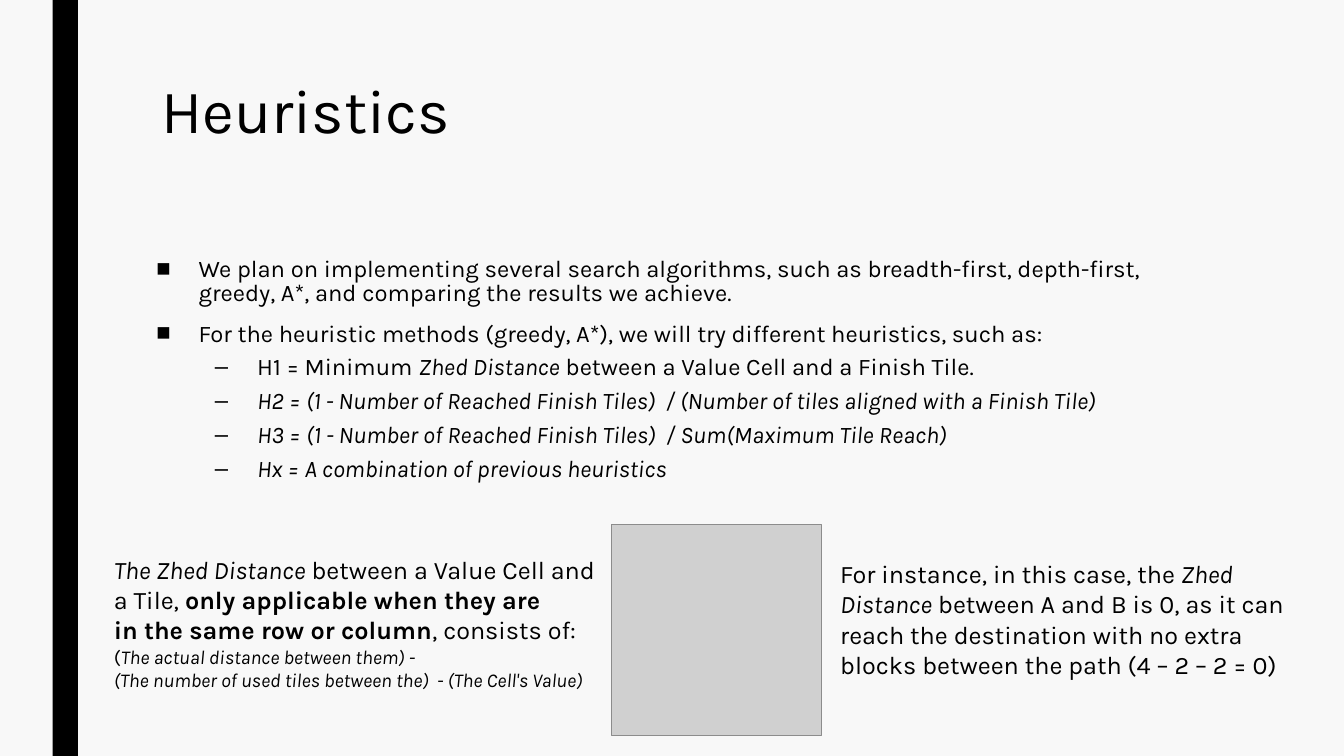
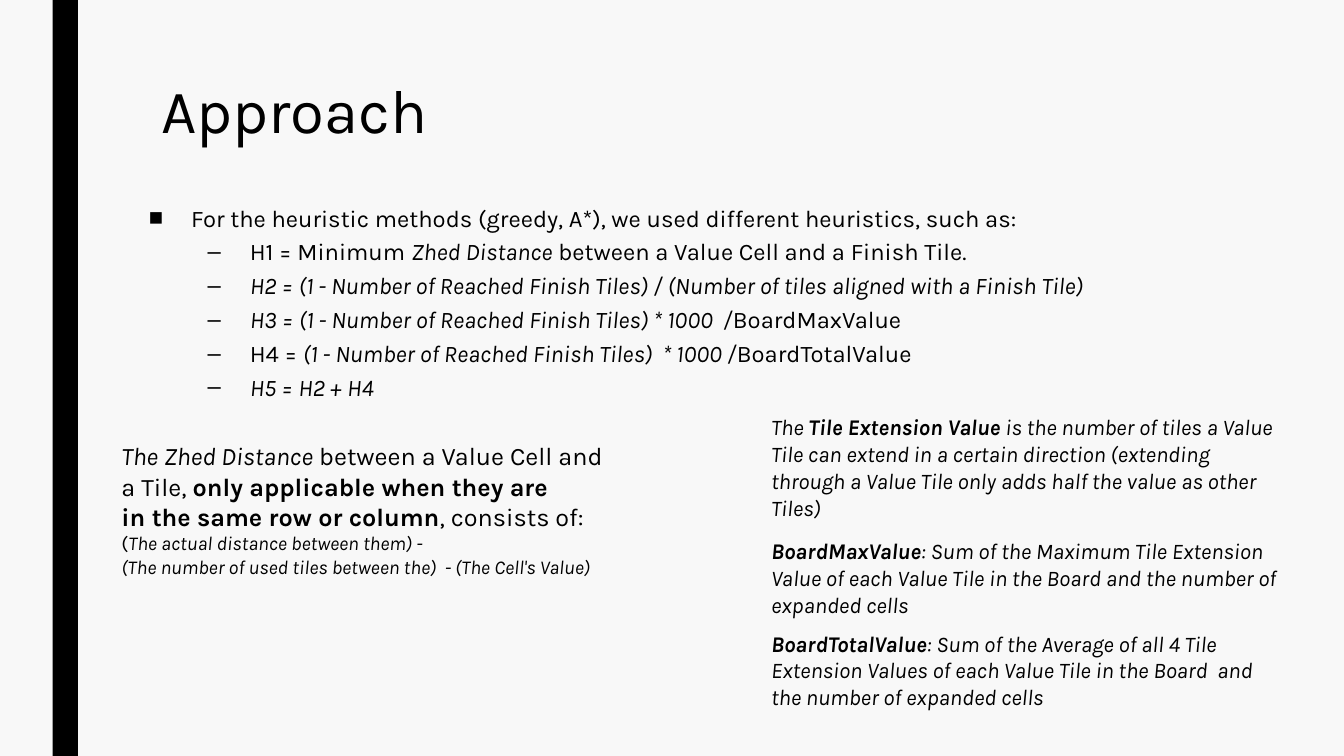
Before and after one commit to MOAAS/ZhedAI, a slide deck: slide 5 of TP1 - Zhed/doc/Entrega Final.pptx. Drawn at 1344x756 pixels with LibreOffice and Linux fonts; fonts in the diff are those of the drawing; grey boxes stand for pictures. Boxes give left, top, right and bottom in pixels: in the first picture for what was removed or moved away, otherwise in the second. Text is boxed around its words. In the diff, an @@ line names an element or a change of style, - is before the commit and + after.

```diff
--- a/TP1 - Zhed/doc/Entrega Final.pptx
+++ b/TP1 - Zhed/doc/Entrega Final.pptx
@@ title at (x1=161, y1=91, x2=427, y2=148): text changed @@
-Heuristics
+Approach
@@ text "For the heuristic methods (greedy, ..." moved from (x1=199, y1=260, x2=1139, y2=483) to (x1=191, y1=210, x2=1084, y2=397) @@
@@ text at (x1=191, y1=210, x2=1016, y2=233): text changed @@
-■ We plan on implementing several search algorithms, such as breadth-first, depth-first, greedy, A*, and comparing the results we achieve.
-■ For the heuristic methods (greedy, A*), we will try different heuristics, such as:
+■ For the heuristic methods (greedy, A*), we used different heuristics, such as:
@@ text at (x1=250, y1=310, x2=912, y2=397): text changed @@
-  – H3 = (1 - Number of Reached Finish Tiles) / Sum(Maximum Tile Reach)
-  – Hx = A combination of previous heuristics
+  – H3 = (1 - Number of Reached Finish Tiles) * 1000 /BoardMaxValue
+  – H4 = (1 - Number of Reached Finish Tiles) * 1000 /BoardTotalValue
+  – H5 = H2 + H4
@@ text added at (x1=771, y1=419, x2=1273, y2=519), 16 pt, text #000000, italic @@
+The Tile Extension Value is the number of tiles a Value Tile can extend in a certain direction (extending through a Value Tile only adds half the value as other Tiles)
@@ text "The Zhed Distance between a ..." moved from (x1=114, y1=561, x2=595, y2=689) to (x1=121, y1=447, x2=602, y2=576) @@
@@ picture removed at (x1=612, y1=524, x2=822, y2=735) @@
@@ text added at (x1=771, y1=543, x2=1276, y2=619), 16 pt, text #000000, italic @@
+BoardMaxValue: Sum of the Maximum Tile Extension Value of each Value Tile in the Board and the number of expanded cells
@@ text removed at (x1=840, y1=565, x2=1284, y2=680) @@
-For instance, in this case, the Zhed Distance between A and B is 0, as it can reach the destination with no extra blocks between the path (4 – 2 – 2 = 0)
@@ text added at (x1=771, y1=636, x2=1252, y2=711), 16 pt, text #000000, italic @@
+BoardTotalValue: Sum of the Average of all 4 Tile Extension Values of each Value Tile in the Board and the number of expanded cells
```
Also in this commit, not shown: 2 other slides changed, 3 slides added, 4 slides removed, 1 other file.
